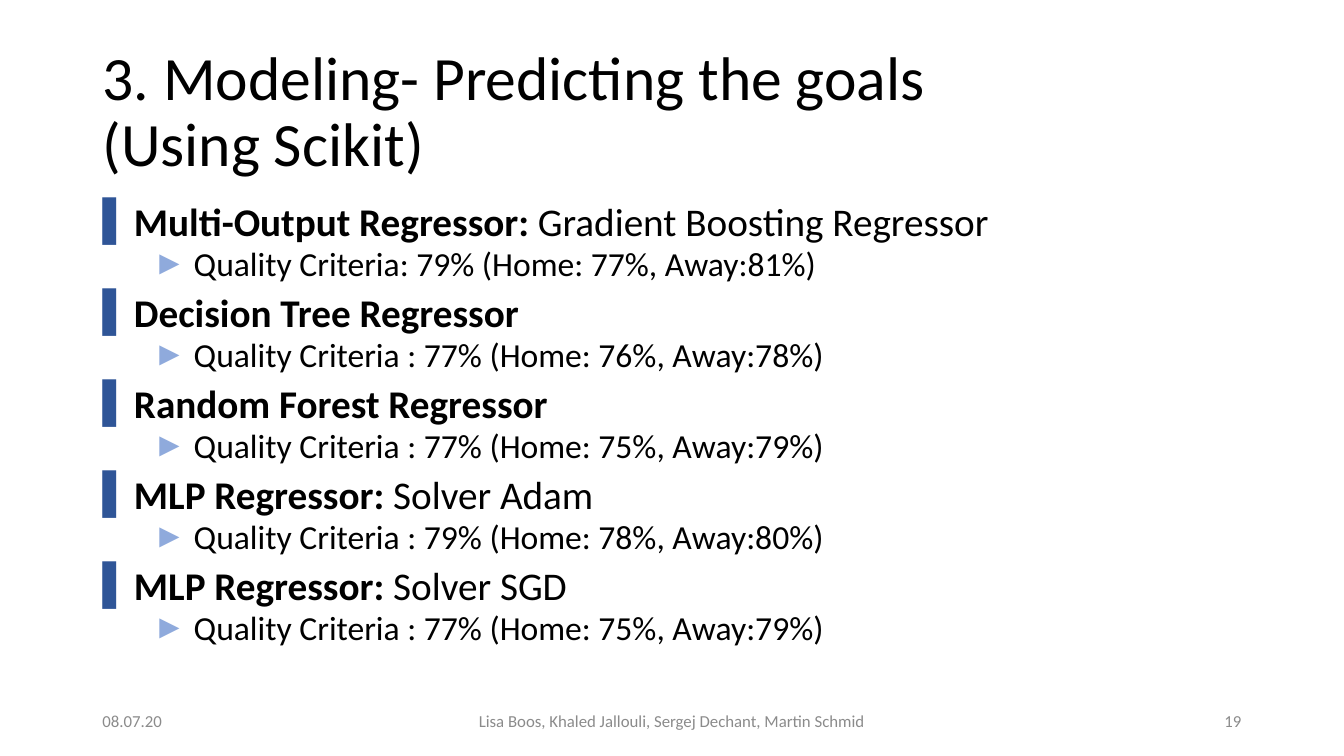
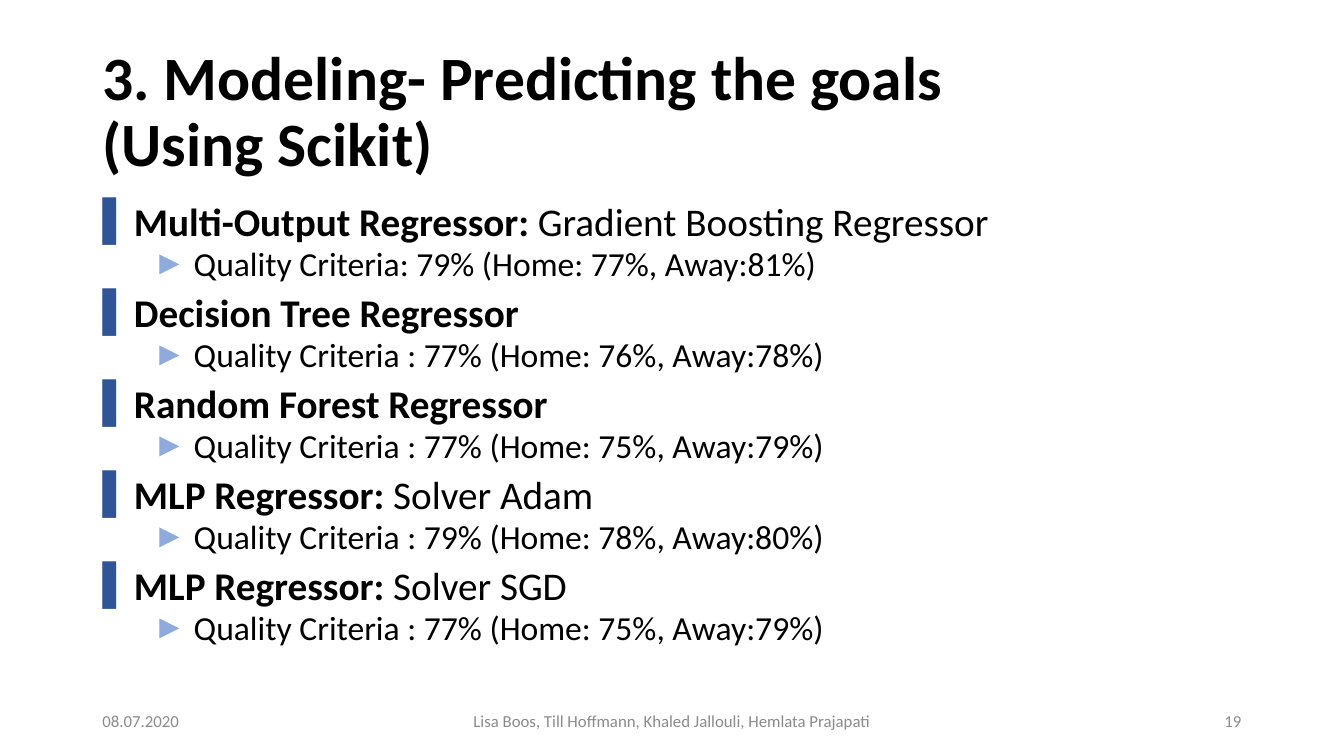
Before and after one commit to Khaledjallouli/project, a slide deck: slide 19 of Daily/sprint9/Final_Presentation_Phase_I.pptx. Drawn at 1344x756 pixels with LibreOffice and Linux fonts; fonts in the diff are those of the drawing; background and template pictures are left out. Boxes give left, top, right and bottom in pixels: in the first picture for what was removed or moved away, otherwise in the second. Text is boxed around its words. In the diff, an @@ line names an element or a change of style, - is before the commit and + after.

```diff
--- a/Daily/sprint9/Final_Presentation_Phase_I.pptx
+++ b/Daily/sprint9/Final_Presentation_Phase_I.pptx
@@ title "3. Modeling- Predicting the goals ..." at [102, 56, 942, 177]: bold on @@
@@ text at [102, 715, 178, 727]: text changed @@
-08.07.20
+08.07.2020
@@ text at [473, 715, 869, 730]: text changed @@
-Lisa Boos, Khaled Jallouli, Sergej Dechant, Martin Schmid
+Lisa Boos, Till Hoffmann, Khaled Jallouli, Hemlata Prajapati
```
Also in this commit, not shown: 27 other slides changed.
